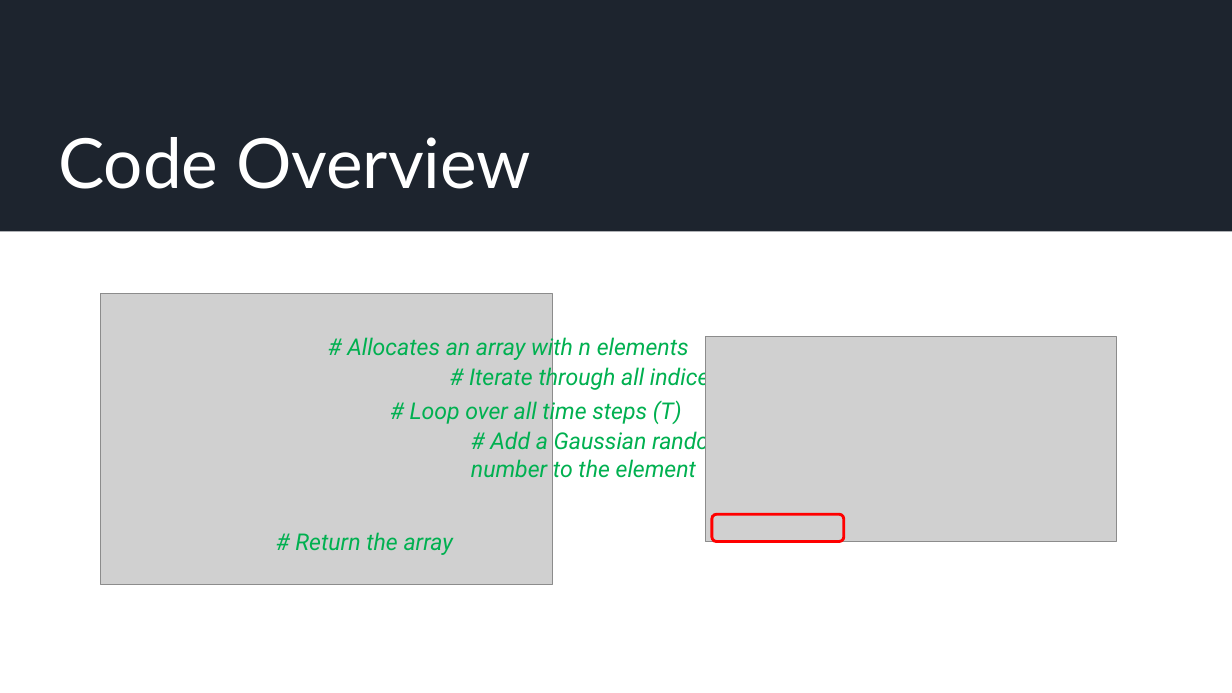
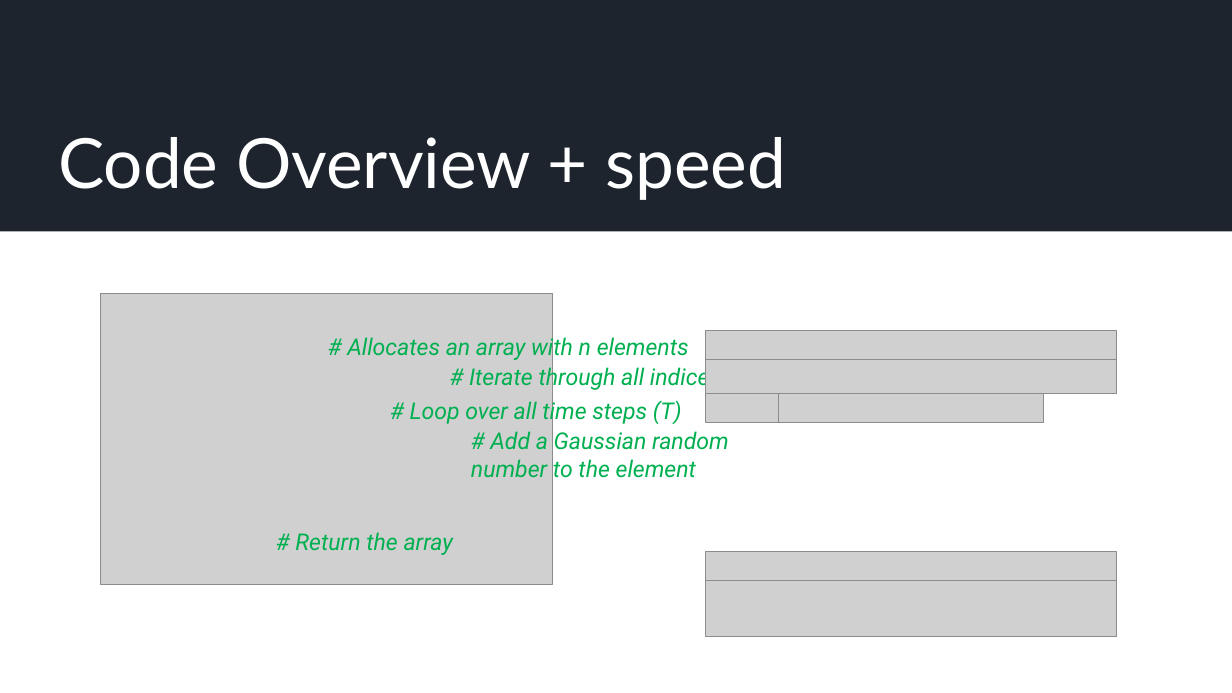
Before and after one commit to JamieMair/julia-for-research-with-hpc, a slide deck: slide 5 of Practical examples of accelerating numerical and ML research.pptx. Drawn at 1232x693 pixels with LibreOffice and Linux fonts; fonts in the diff are those of the drawing; grey boxes stand for pictures. Boxes give left, top, right and bottom in pixels: in the first picture for what was removed or moved away, otherwise in the second. Text is boxed around its words. In the diff, an @@ line names an element or a change of style, - is before the commit and + after.

Commit message:
Minor changes to powerpoint

```diff
--- a/Practical examples of accelerating numerical and ML research.pptx
+++ b/Practical examples of accelerating numerical and ML research.pptx
@@ title at box(58, 137, 787, 200): text changed @@
-Code Overview
+Code Overview + speed
@@ picture added at box(705, 331, 1116, 360) @@
@@ picture added at box(705, 360, 1116, 393) @@
@@ picture added at box(705, 393, 781, 422) @@
@@ picture: place and size @@
-picture at box(705, 337, 1116, 543)
+picture at box(779, 393, 1043, 422)
@@ rounded rectangle removed at box(712, 515, 844, 543) @@
@@ picture added at box(705, 552, 1116, 581) @@
@@ picture added at box(705, 580, 1116, 636) @@
```
Also in this commit, not shown: 3 other slides changed.
